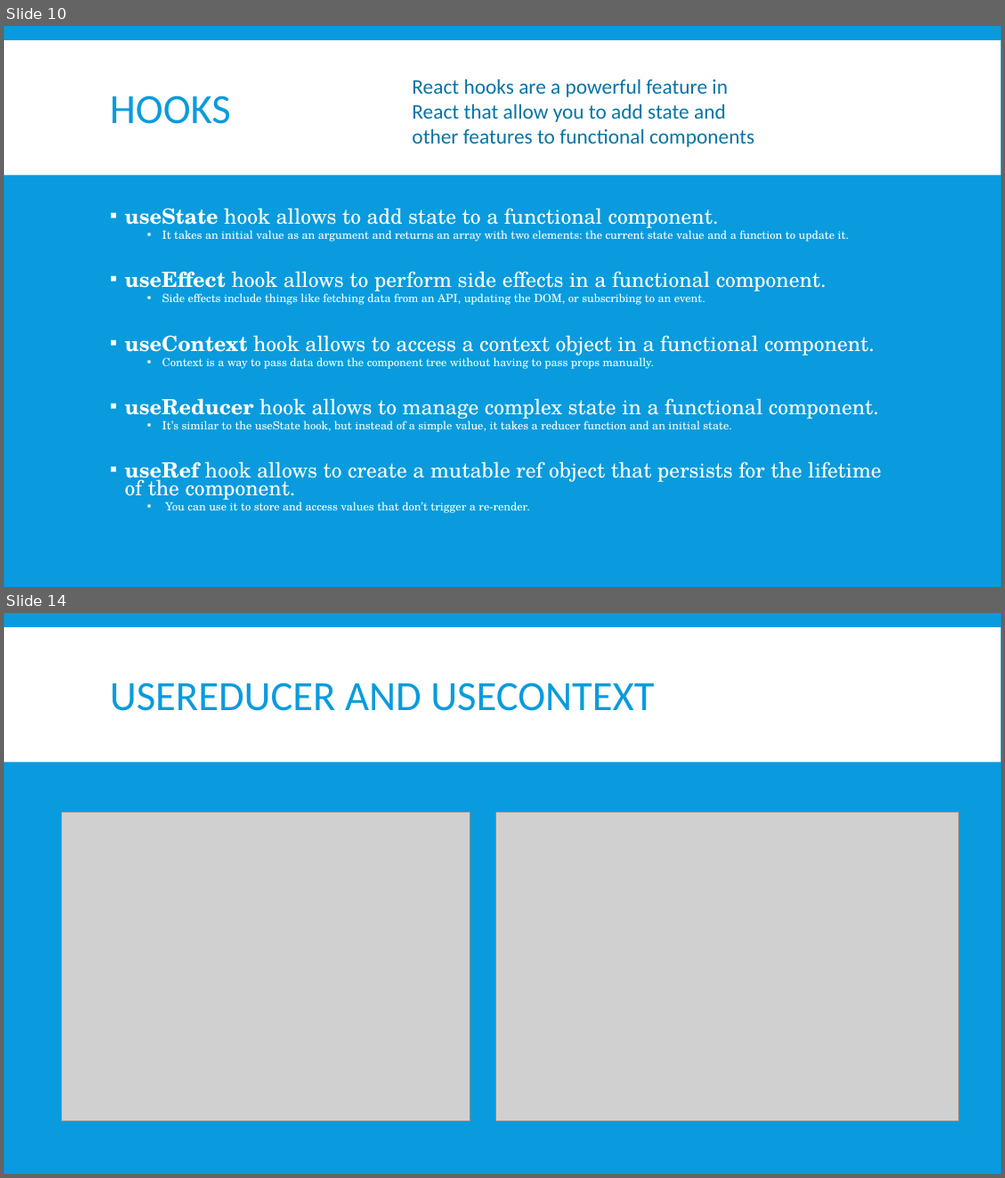
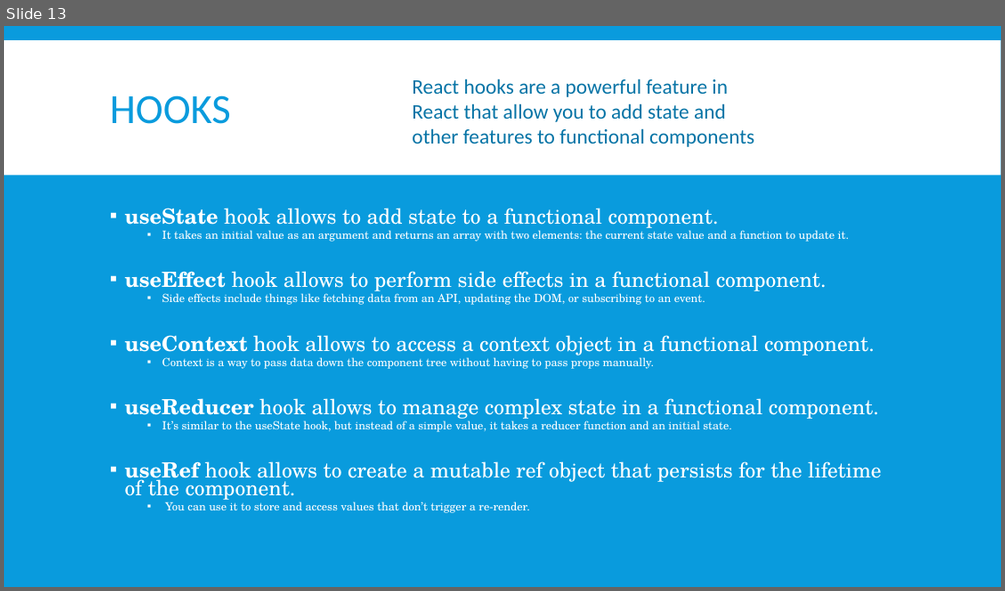
Before and after one commit to alexvirtech/preact-and-hooks, a slide deck: preact-tw.pptx. Shown one above the other, each under a label of ours: slides 10 and 14 before the commit, slide 13 after it; the slides between them are not shown. The pictures are 1005x1178 and 1005x591 pixels, drawn with LibreOffice and Linux fonts; fonts in the diff are those of the drawing; grey boxes stand for pictures. Boxes give left, top, right and bottom in pixels: in the first picture for what was removed or moved away, otherwise in the second. Text is boxed around its words. In the diff, an @@ line names an element or a change of style, - is before the commit and + after.

```diff
--- a/preact-tw.pptx
+++ b/preact-tw.pptx
@@ slide 14 removed at <box>4,613,1001,1174</box>, background #099BDD; not listed: 1 template element that a slide beside it also shows @@
@@ title removed at <box>110,682,654,711</box> @@
-USEREDUCER AND USECONTEXT
@@ picture removed at <box>62,811,469,1121</box> @@
@@ picture removed at <box>496,811,958,1121</box> @@
@@ what was slide 10 is now slide 13 @@
```
Also in this commit, not shown: 2 slides changed, 2 slides added, 3 other slides removed, 8 other files.
